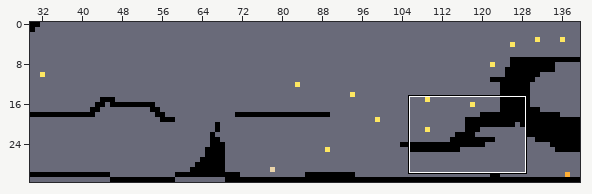
LDtk project, stored at design/level0.ldtk. The first picture is a wide view before the edit; the outline marks the close-up.
Close-up. The starting point:
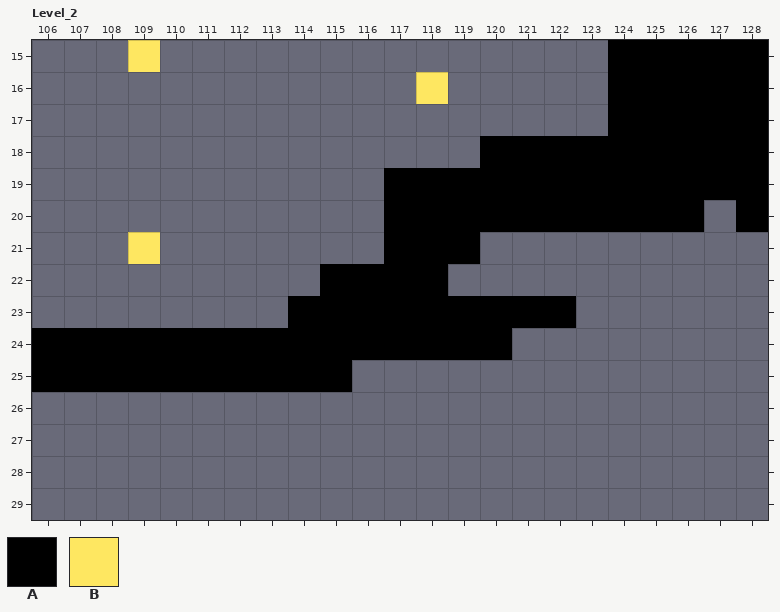
Cells are 8x8 px. Shown: Level_2 x 106..128, y 15..29.
Key: from "IntGrid": A 1 "solid", B 5 "coin".
_ is an empty cell.
Layers that did not change in this view are not listed.
Layer "IntGrid" before, first column x 106:
15 ___B______________AAAAA
16 ____________B_____AAAAA
17 __________________AAAAA
18 ______________AAAAAAAAA
19 ___________AAAAAAAAAAAA
20 ___________AAAAAAAAAA_A
21 ___B_______AAA_________
22 _________AAAA__________
23 ________AAAAAAAAA______
24 AAAAAAAAAAAAAAA________
25 AAAAAAAAAA_____________
26 _______________________
27 _______________________
28 _______________________
29 _______________________
Now the later version:
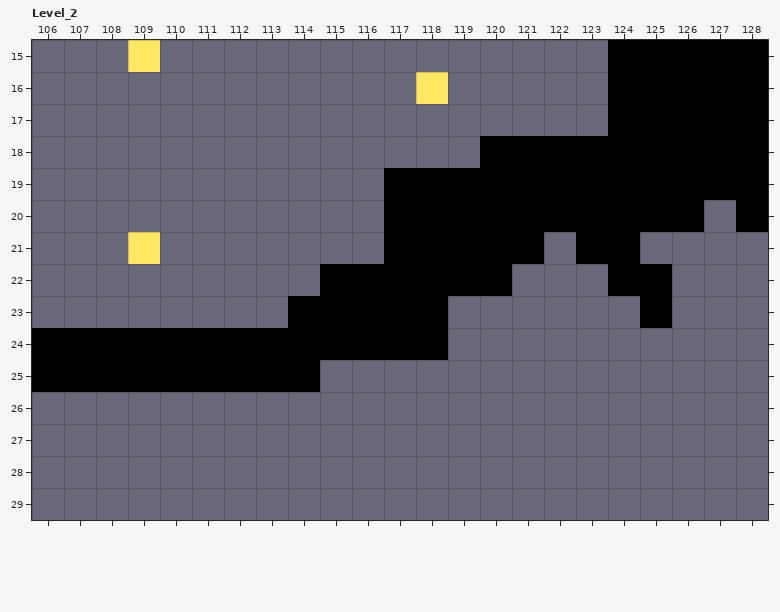
What changed:
Layer "IntGrid":
Tile A is added in row 21 at x 120 to 121 and 123 to 124; in row 22 at x 119 to 120 and 124 to 125; in row 23 at x 125.
Tile A is removed in row 23 at x 119 to 122; in row 24 at x 119 to 120; in row 25 at x 115.
